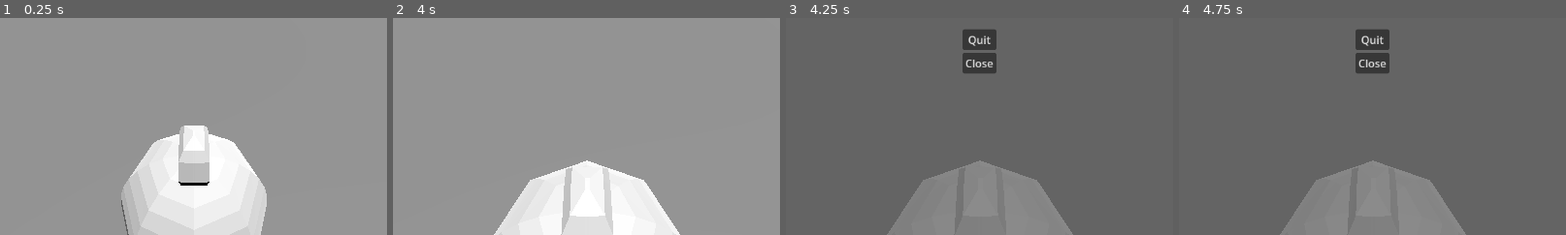
Above: before the commit, frames 1-4 (left to right).
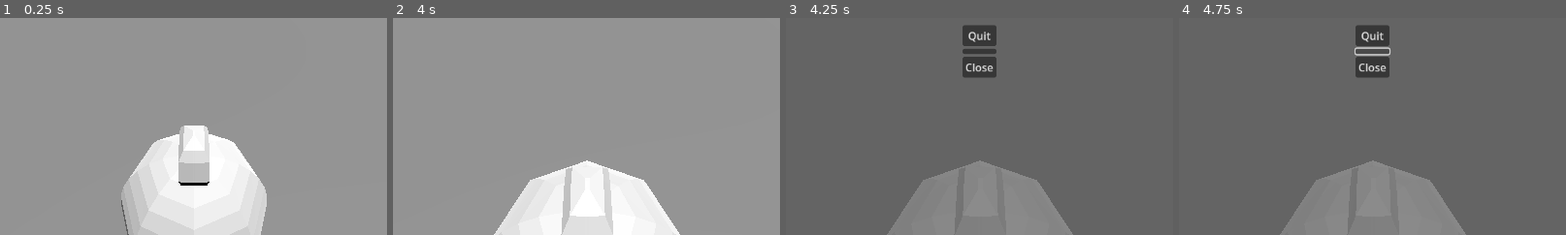
Above: after the commit, the same moments.

Repository: ArneSoko/DeadlyKO
Game: Godot game, scene res://main.tscn
Two runs of this game, one before a commit and one after it. Both use one fixed random seed, a clock stepped at 60 frames per second and the inputs below. The project has no main scene, so this scene is started directly.
Inputs (mouse positions are % of the whole screen's width and height, from its top left):
- Up to frame 1 (0.25 s): no input
- Up to frame 2 (4 s): tap Enter at 0.5 s; move the mouse to (72, 45) at 0.52 s; hold D (move_right) 0.53-1.28 s; hold Mouse wheel up (Zoom_In) 0.53-1.28 s; move the mouse to (30, 55) at 1.27 s; hold S (move_back) 1.28-2.03 s; tap Mouse wheel down (Zoom_Out) at 1.35, 2.85 s; move the mouse to (60, 28) at 2.02 s; hold D (move_right) 2.03-2.78 s; hold Mouse wheel up (Zoom_In) 2.03-2.78 s; move the mouse to (45, 70) at 2.77 s; hold W (move_forward) 2.78-3.53 s; move the mouse to (80, 65) at 3.52 s; hold A (move_left) from 3.53 s (still down); hold Mouse wheel up (Zoom_In) from 3.53 s (still down)
- Up to frame 3 (4.25 s): keep holding A (move_left); keep holding Mouse wheel up (Zoom_In); tap Escape (ui_cancel) at 4.15 s
- Up to frame 4 (4.75 s): release A (move_left) at 4.25 s; release Mouse wheel up (Zoom_In) at 4.25 s; click (50, 50) at 4.27 s
The pictures show only the part of the screen within x 25-75%, y 42-92%; the shares and areas given below are measured in that part.

Frames 1-2 are identical in both runs. In frame 3, 1.1% of the frame differs, in the area x 45-55%, y 3-28%; in frame 4, 1.1%.

Commit message:
Trasntion from main menu

Diff:
--- a/pauseMenu.tscn
+++ b/pauseMenu.tscn
@@ -1,8 +1,9 @@
-[gd_scene load_steps=4 format=3 uid="uid://bksv7rd0srjas"]
+[gd_scene load_steps=5 format=3 uid="uid://bksv7rd0srjas"]
 
 [ext_resource type="Script" path="res://PauseMenu.gd" id="1_nkgxc"]
 [ext_resource type="Script" path="res://ExitButton.gd" id="2_tkcx8"]
 [ext_resource type="Script" path="res://CloseMenu.gd" id="3_k5n0j"]
+[ext_resource type="Script" path="res://Return.gd" id="3_lt1ve"]
 
 [node name="MenuRoot" type="CanvasLayer"]
 process_mode = 3
@@ -28,6 +29,10 @@
 layout_mode = 2
 script = ExtResource("2_tkcx8")
 
+[node name="Return" type="Button" parent="MenuLayer/PauseMenu"]
+layout_mode = 2
+script = ExtResource("3_lt1ve")
+
 [node name="CloseMenu" type="Button" parent="MenuLayer/PauseMenu"]
 layout_mode = 2
 script = ExtResource("3_k5n0j")
